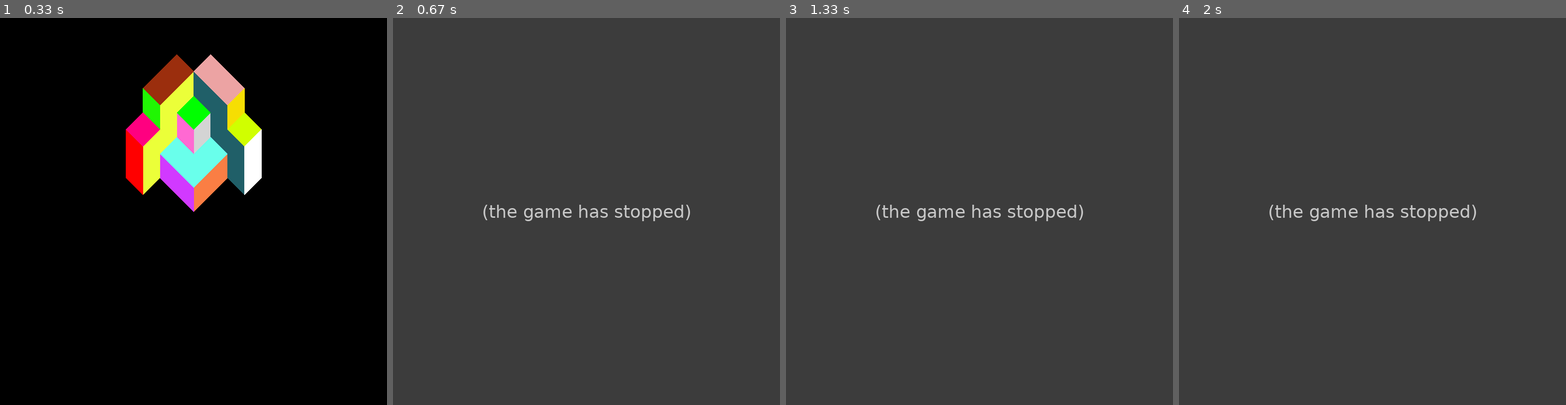
Above: before the commit, frames 1-4 (left to right).
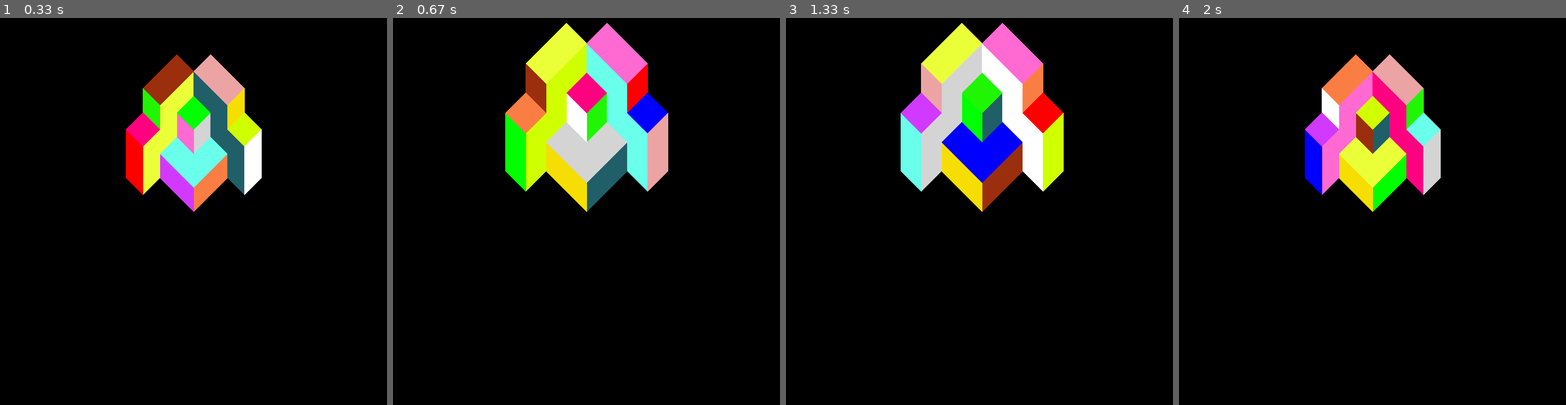
Above: after the commit, the same moments.

Repository: JGaviria0/Pygame
Game: pygame game, started from main.py
Two runs of this game, one before a commit and one after it. Both use one fixed random seed, a clock stepped at 60 frames per second and the inputs below.
Inputs:
- Up to frame 1 (0.33 s): no input
- Up to frame 2 (0.67 s): hold Up from 0.33 s (still down)
- Up to frame 3 (1.33 s): release Up at 0.8 s; hold Right from 0.83 s (still down)
- Up to frame 4 (2 s): release Right at 1.47 s; hold Down 1.5-1.87 s; hold Left from 1.9 s (still down)

Frame 1 is identical in both runs. In frame 2, 100% of the frame differs, in the area x 0-100%, y 0-100%; in frame 3, 100%; in frame 4, 100%.
Error before the commit: TypeError: 'NoneType' object is not iterable (grafics.py line 30); the game stopped at 0.33 s (later frames are placeholders)

Commit message:
First commit, full proyect

Diff:
--- a/utilities.py
+++ b/utilities.py
@@ -12,6 +12,7 @@
         return trasladar_caras_izquierda(caras, unidades_traslacion)
     if direccion=="derecha":
         return trasladar_caras_derecha(caras, unidades_traslacion)
+    return caras
 
 
 def Traslacion(p,t):
